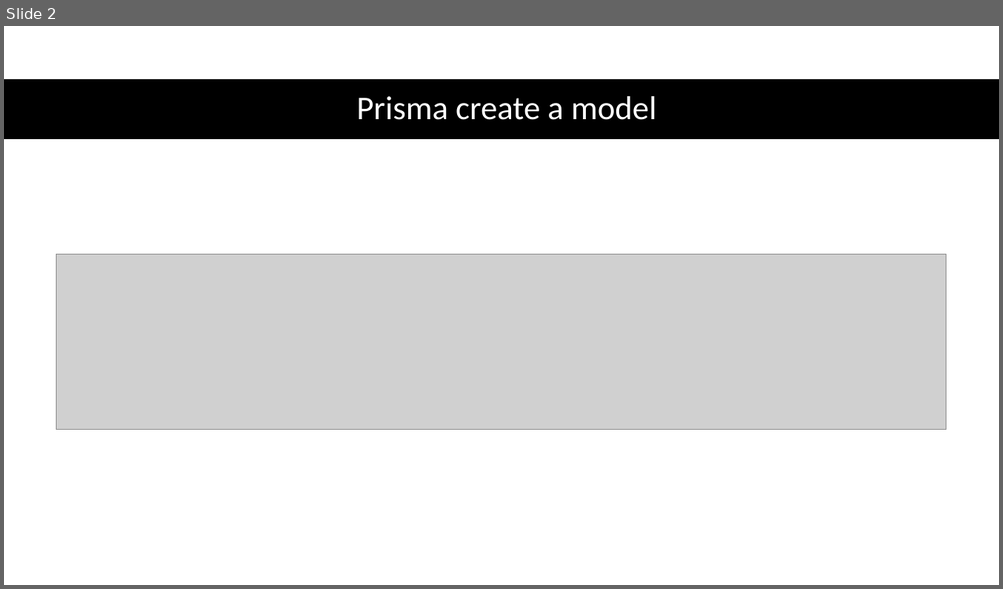
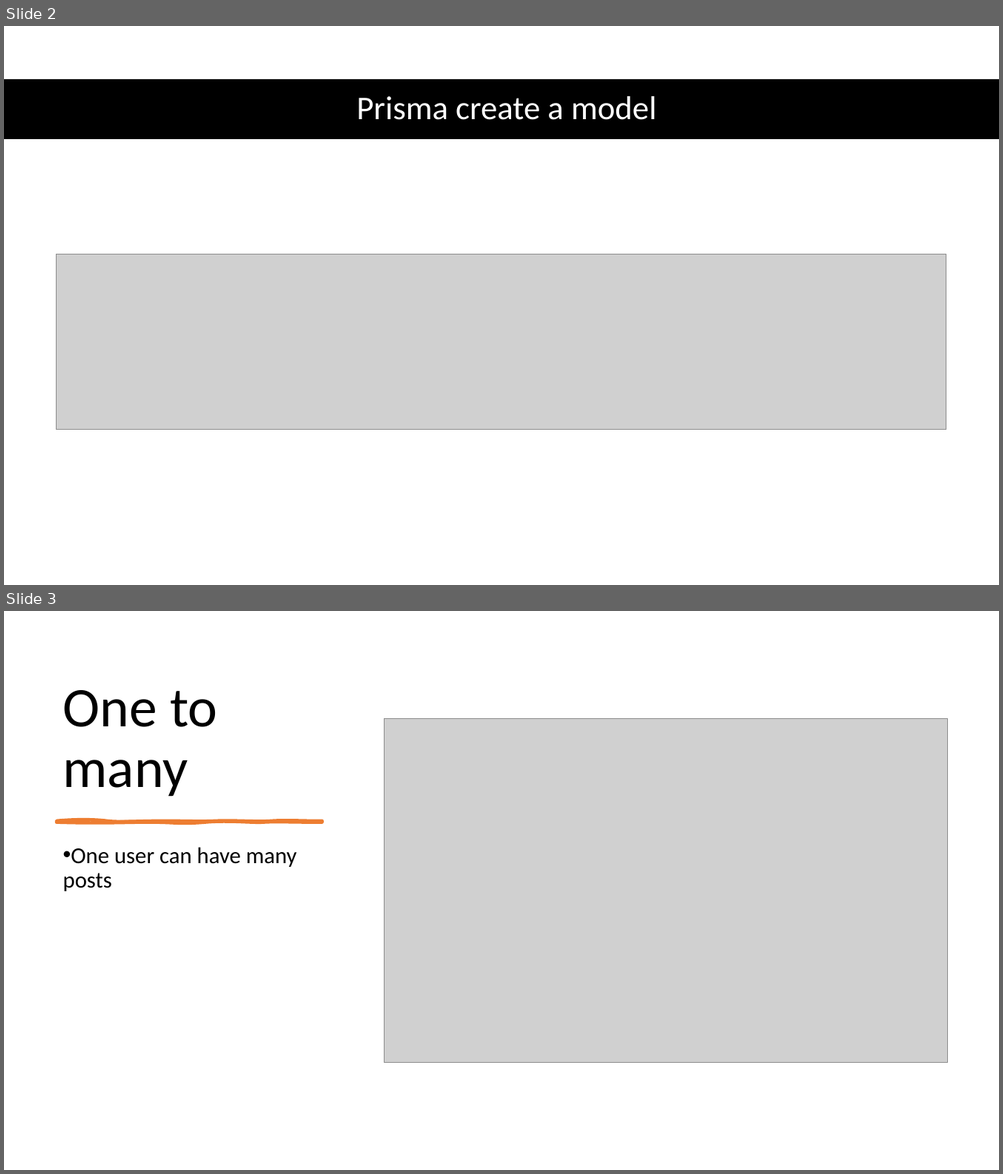
Before and after one commit to 1shaked/full-stack, a slide deck: 28ass/prisma node advance.pptx. Shown one above the other, each under a label of ours: slide 2 before the commit, slides 2 and 3 after it. The pictures are 1003x589 and 1003x1174 pixels, drawn with LibreOffice and Linux fonts; fonts in the diff are those of the drawing; grey boxes stand for pictures. Boxes give left, top, right and bottom in pixels: in the first picture for what was removed or moved away, otherwise in the second. Text is boxed around its words. In the diff, an @@ line names an element or a change of style, - is before the commit and + after.

```diff
--- a/28ass/prisma node advance.pptx
+++ b/28ass/prisma node advance.pptx
@@ slide 3 added at (x1=4, y1=611, x2=999, y2=1170), background #FFFFFF @@
@@ title added at (x1=63, y1=690, x2=217, y2=797), 54 pt, text #000000 @@
+One to many
@@ picture added at (x1=384, y1=719, x2=947, y2=1063) @@
@@ freeform shape added at (x1=57, y1=820, x2=322, y2=822), fill #ED7D31, outline #ED7D31 3 pt @@
@@ text added at (x1=63, y1=847, x2=297, y2=891), 22 pt, text #000000 @@
+• One user can have many posts
```
Also in this commit, not shown: 1 other slide added, 2 slides removed, 16 other files.
